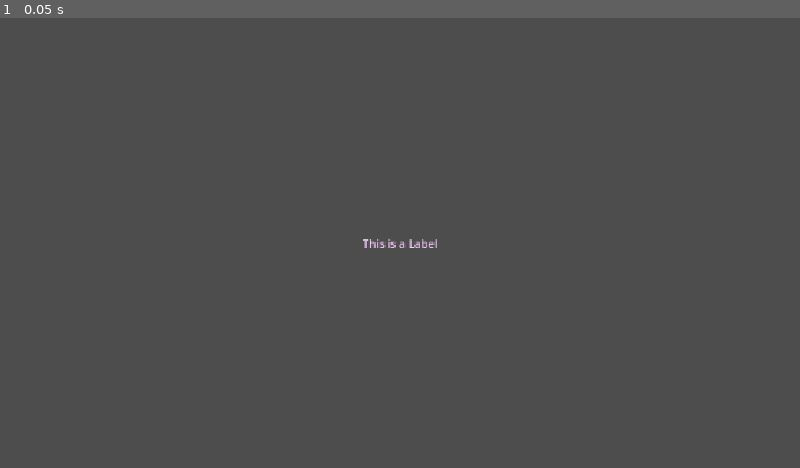
Above: before the commit, frame 1.
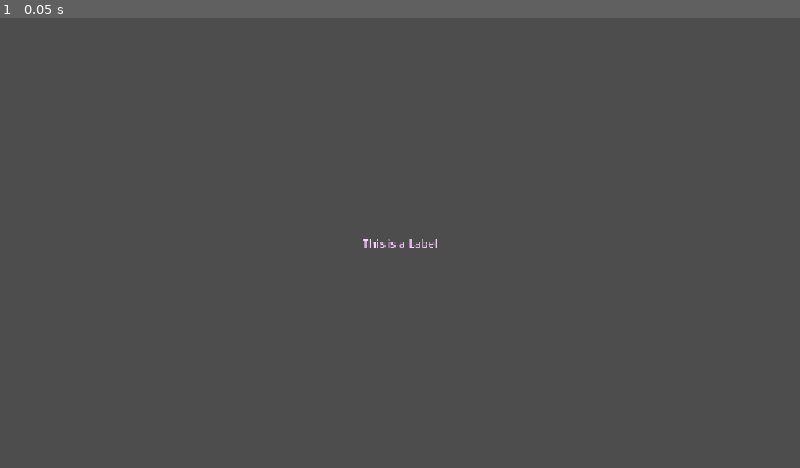
Above: after the commit, the same moment.

Repository: Devahedron/RADS
Game: Godot game, scene res://main.tscn
Two runs of this game, one before a commit and one after it. Both use one fixed random seed, a clock stepped at 60 frames per second and the inputs below.
Inputs:
- Up to frame 1 (0.05 s): no input

The runs differ from the first frame. In frame 1, less than 0.1% of the frame differs, in the area x 45-55%, y 49-52%.

Commit message:
added player

Diff:
--- /dev/null
+++ b/Scenes/game.tscn
@@ -0,0 +1,11 @@
+[gd_scene format=3 uid="uid://cxidmcuaoy67d"]
+
+[ext_resource type="PackedScene" uid="uid://d11bsso28sirw" path="res://Scenes/player.tscn" id="1_ebmjs"]
+
+[node name="Game" type="Node2D" unique_id=436735830]
+
+[node name="Player" parent="." unique_id=1134748994 instance=ExtResource("1_ebmjs")]
+position = Vector2(0, -12)
+
+[node name="Camera2D" type="Camera2D" parent="Player" unique_id=1029781260]
+zoom = Vector2(4, 4)
--- /dev/null
+++ b/Scenes/player.tscn
@@ -0,0 +1,297 @@
+[gd_scene format=3 uid="uid://d11bsso28sirw"]
+
+[ext_resource type="Texture2D" uid="uid://dkqeyqwoslaps" path="res://Assets/brackeys_platformer_assets/sprites/knight.png" id="1_v0iea"]
+
+[sub_resource type="AtlasTexture" id="AtlasTexture_cvnsp"]
+atlas = ExtResource("1_v0iea")
+region = Rect2(0, 224, 32, 32)
+
+[sub_resource type="AtlasTexture" id="AtlasTexture_6t5aa"]
+atlas = ExtResource("1_v0iea")
+region = Rect2(32, 224, 32, 32)
+
+[sub_resource type="AtlasTexture" id="AtlasTexture_vgqql"]
+atlas = ExtResource("1_v0iea")
+region = Rect2(64, 224, 32, 32)
+
+[sub_resource type="AtlasTexture" id="AtlasTexture_fkybt"]
+atlas = ExtResource("1_v0iea")
+region = Rect2(96, 224, 32, 32)
+
+[sub_resource type="AtlasTexture" id="AtlasTexture_x3wgy"]
+atlas = ExtResource("1_v0iea")
+region = Rect2(0, 192, 32, 32)
+
+[sub_resource type="AtlasTexture" id="AtlasTexture_3smsa"]
+atlas = ExtResource("1_v0iea")
+region = Rect2(32, 192, 32, 32)
+
+[sub_resource type="AtlasTexture" id="AtlasTexture_8erm5"]
+atlas = ExtResource("1_v0iea")
+region = Rect2(64, 192, 32, 32)
+
+[sub_resource type="AtlasTexture" id="AtlasTexture_f1ek2"]
+atlas = ExtResource("1_v0iea")
+region = Rect2(96, 192, 32, 32)
+
+[sub_resource type="AtlasTexture" id="AtlasTexture_tx1dd"]
+atlas = ExtResource("1_v0iea")
+region = Rect2(0, 0, 32, 32)
+
+[sub_resource type="AtlasTexture" id="AtlasTexture_gymyn"]
+atlas = ExtResource("1_v0iea")
+region = Rect2(32, 0, 32, 32)
+
+[sub_resource type="AtlasTexture" id="AtlasTexture_pu2lt"]
+atlas = ExtResource("1_v0iea")
+region = Rect2(64, 0, 32, 32)
+
+[sub_resource type="AtlasTexture" id="AtlasTexture_ukyrk"]
+atlas = ExtResource("1_v0iea")
+region = Rect2(96, 0, 32, 32)
+
+[sub_resource type="AtlasTexture" id="AtlasTexture_7dp3o"]
+atlas = ExtResource("1_v0iea")
+region = Rect2(0, 160, 32, 32)
+
+[sub_resource type="AtlasTexture" id="AtlasTexture_h4iuc"]
+atlas = ExtResource("1_v0iea")
+region = Rect2(32, 160, 32, 32)
+
+[sub_resource type="AtlasTexture" id="AtlasTexture_fd4e3"]
+atlas = ExtResource("1_v0iea")
+region = Rect2(64, 160, 32, 32)
+
+[sub_resource type="AtlasTexture" id="AtlasTexture_qqcod"]
+atlas = ExtResource("1_v0iea")
+region = Rect2(96, 160, 32, 32)
+
+[sub_resource type="AtlasTexture" id="AtlasTexture_igrcy"]
+atlas = ExtResource("1_v0iea")
+region = Rect2(128, 160, 32, 32)
+
+[sub_resource type="AtlasTexture" id="AtlasTexture_fs7ks"]
+atlas = ExtResource("1_v0iea")
+region = Rect2(160, 160, 32, 32)
+
+[sub_resource type="AtlasTexture" id="AtlasTexture_l6n3p"]
+atlas = ExtResource("1_v0iea")
+region = Rect2(192, 160, 32, 32)
+
+[sub_resource type="AtlasTexture" id="AtlasTexture_olqyp"]
+atlas = ExtResource("1_v0iea")
+region = Rect2(224, 160, 32, 32)
+
+[sub_resource type="AtlasTexture" id="AtlasTexture_wpjfl"]
+atlas = ExtResource("1_v0iea")
+region = Rect2(0, 64, 32, 32)
+
+[sub_resource type="AtlasTexture" id="AtlasTexture_bi64h"]
+atlas = ExtResource("1_v0iea")
+region = Rect2(32, 64, 32, 32)
+
+[sub_resource type="AtlasTexture" id="AtlasTexture_2ijsl"]
+atlas = ExtResource("1_v0iea")
+region = Rect2(64, 64, 32, 32)
+
+[sub_resource type="AtlasTexture" id="AtlasTexture_p1odr"]
+atlas = ExtResource("1_v0iea")
+region = Rect2(96, 64, 32, 32)
+
+[sub_resource type="AtlasTexture" id="AtlasTexture_0gysh"]
+atlas = ExtResource("1_v0iea")
+region = Rect2(128, 64, 32, 32)
+
+[sub_resource type="AtlasTexture" id="AtlasTexture_vfarp"]
+atlas = ExtResource("1_v0iea")
+region = Rect2(160, 64, 32, 32)
+
+[sub_resource type="AtlasTexture" id="AtlasTexture_y6uwr"]
+atlas = ExtResource("1_v0iea")
+region = Rect2(192, 64, 32, 32)
+
+[sub_resource type="AtlasTexture" id="AtlasTexture_83xs0"]
+atlas = ExtResource("1_v0iea")
+region = Rect2(224, 64, 32, 32)
+
+[sub_resource type="AtlasTexture" id="AtlasTexture_ypfnu"]
+atlas = ExtResource("1_v0iea")
+region = Rect2(0, 96, 32, 32)
+
+[sub_resource type="AtlasTexture" id="AtlasTexture_xuaoq"]
+atlas = ExtResource("1_v0iea")
+region = Rect2(32, 96, 32, 32)
+
+[sub_resource type="AtlasTexture" id="AtlasTexture_wohnl"]
+atlas = ExtResource("1_v0iea")
+region = Rect2(64, 96, 32, 32)
+
+[sub_resource type="AtlasTexture" id="AtlasTexture_36dho"]
+atlas = ExtResource("1_v0iea")
+region = Rect2(96, 96, 32, 32)
+
+[sub_resource type="AtlasTexture" id="AtlasTexture_yh6i2"]
+atlas = ExtResource("1_v0iea")
+region = Rect2(128, 96, 32, 32)
+
+[sub_resource type="AtlasTexture" id="AtlasTexture_nv4vc"]
+atlas = ExtResource("1_v0iea")
+region = Rect2(160, 96, 32, 32)
+
+[sub_resource type="AtlasTexture" id="AtlasTexture_8gxox"]
+atlas = ExtResource("1_v0iea")
+region = Rect2(192, 96, 32, 32)
+
+[sub_resource type="AtlasTexture" id="AtlasTexture_11gg7"]
+atlas = ExtResource("1_v0iea")
+region = Rect2(224, 96, 32, 32)
+
+[sub_resource type="SpriteFrames" id="SpriteFrames_vfnvt"]
+animations = [{
+"frames": [{
+"duration": 1.0,
+"texture": SubResource("AtlasTexture_cvnsp")
+}, {
+"duration": 1.0,
+"texture": SubResource("AtlasTexture_6t5aa")
+}, {
+"duration": 1.0,
+"texture": SubResource("AtlasTexture_vgqql")
+}, {
+"duration": 1.0,
+"texture": SubResource("AtlasTexture_fkybt")
+}],
+"loop": 1,
+"name": &"death",
+"speed": 7.0
+}, {
+"frames": [{
+"duration": 1.0,
+"texture": SubResource("AtlasTexture_x3wgy")
+}, {
+"duration": 1.0,
+"texture": SubResource("AtlasTexture_3smsa")
+}, {
+"duration": 1.0,
+"texture": SubResource("AtlasTexture_8erm5")
+}, {
+"duration": 1.0,
+"texture": SubResource("AtlasTexture_f1ek2")
+}],
+"loop": 1,
+"name": &"hit",
+"speed": 7.0
+}, {
+"frames": [{
+"duration": 1.0,
+"texture": SubResource("AtlasTexture_tx1dd")
+}, {
+"duration": 1.0,
+"texture": SubResource("AtlasTexture_gymyn")
+}, {
+"duration": 1.0,
+"texture": SubResource("AtlasTexture_pu2lt")
+}, {
+"duration": 1.0,
+"texture": SubResource("AtlasTexture_ukyrk")
+}],
+"loop": 1,
+"name": &"idle",
+"speed": 7.0
+}, {
+"frames": [{
+"duration": 1.0,
+"texture": SubResource("AtlasTexture_7dp3o")
+}, {
+"duration": 1.0,
+"texture": SubResource("AtlasTexture_h4iuc")
+}, {
+"duration": 1.0,
+"texture": SubResource("AtlasTexture_fd4e3")
+}, {
+"duration": 1.0,
+"texture": SubResource("AtlasTexture_qqcod")
+}, {
+"duration": 1.0,
+"texture": SubResource("AtlasTexture_igrcy")
+}, {
+"duration": 1.0,
+"texture": SubResource("AtlasTexture_fs7ks")
+}, {
+"duration": 1.0,
+"texture": SubResource("AtlasTexture_l6n3p")
+}, {
+"duration": 1.0,
+"texture": SubResource("AtlasTexture_olqyp")
+}],
+"loop": 1,
+"name": &"roll",
+"speed": 7.0
+}, {
+"frames": [{
+"duration": 1.0,
+"texture": SubResource("AtlasTexture_wpjfl")
+}, {
+"duration": 1.0,
+"texture": SubResource("AtlasTexture_bi64h")
+}, {
+"duration": 1.0,
+"texture": SubResource("AtlasTexture_2ijsl")
+}, {
+"duration": 1.0,
+"texture": SubResource("AtlasTexture_p1odr")
+}, {
+"duration": 1.0,
+"texture": SubResource("AtlasTexture_0gysh")
+}, {
+"duration": 1.0,
+"texture": SubResource("AtlasTexture_vfarp")
+}, {
+"duration": 1.0,
+"texture": SubResource("AtlasTexture_y6uwr")
+}, {
+"duration": 1.0,
+"texture": SubResource("AtlasTexture_83xs0")
+}, {
+"duration": 1.0,
+"texture": SubResource("AtlasTexture_ypfnu")
+}, {
+"duration": 1.0,
+"texture": SubResource("AtlasTexture_xuaoq")
+}, {
+"duration": 1.0,
+"texture": SubResource("AtlasTexture_wohnl")
+}, {
+"duration": 1.0,
+"texture": SubResource("AtlasTexture_36dho")
+}, {
+"duration": 1.0,
+"texture": SubResource("AtlasTexture_yh6i2")
+}, {
+"duration": 1.0,
+"texture": SubResource("AtlasTexture_nv4vc")
+}, {
+"duration": 1.0,
+"texture": SubResource("AtlasTexture_8gxox")
+}, {
+"duration": 1.0,
+"texture": SubResource("AtlasTexture_11gg7")
+}],
+"loop": 1,
+"name": &"run",
+"speed": 7.0
+}]
+
+[sub_resource type="CircleShape2D" id="CircleShape2D_vfnvt"]
+radius = 5.0
+
+[node name="Player" type="CharacterBody2D" unique_id=1134748994]
+
+[node name="AnimatedSprite2D" type="AnimatedSprite2D" parent="." unique_id=1417225545]
+sprite_frames = SubResource("SpriteFrames_vfnvt")
+animation = &"idle"
+frame_progress = 0.36609077
+
+[node name="CollisionShape2D" type="CollisionShape2D" parent="." unique_id=89829517]
+position = Vector2(0, 7)
+shape = SubResource("CircleShape2D_vfnvt")
--- a/Scripts/main.gd
+++ b/Scripts/main.gd
@@ -3,10 +3,10 @@
 
 # Called when the node enters the scene tree for the first time.
 func _ready() -> void:
-	$Label.font_color = Color.GREEN
+	pass
 
 func _input(event: InputEvent) -> void:
-	if event.is_action_pressed("my_action"):
+	pass
 
 
 # Called every frame. 'delta' is the elapsed time since the previous frame.
--- a/project.godot
+++ b/project.godot
@@ -34,6 +34,7 @@
 
 [rendering]
 
+textures/canvas_textures/default_texture_filter=0
 rendering_device/driver.windows="d3d12"
 renderer/rendering_method="gl_compatibility"
 renderer/rendering_method.mobile="gl_compatibility"
Not shown, changed: Assets/brackeys_platformer_assets/LICENSE & CREDITS.txt
Not shown, changed: gameidea.txt
